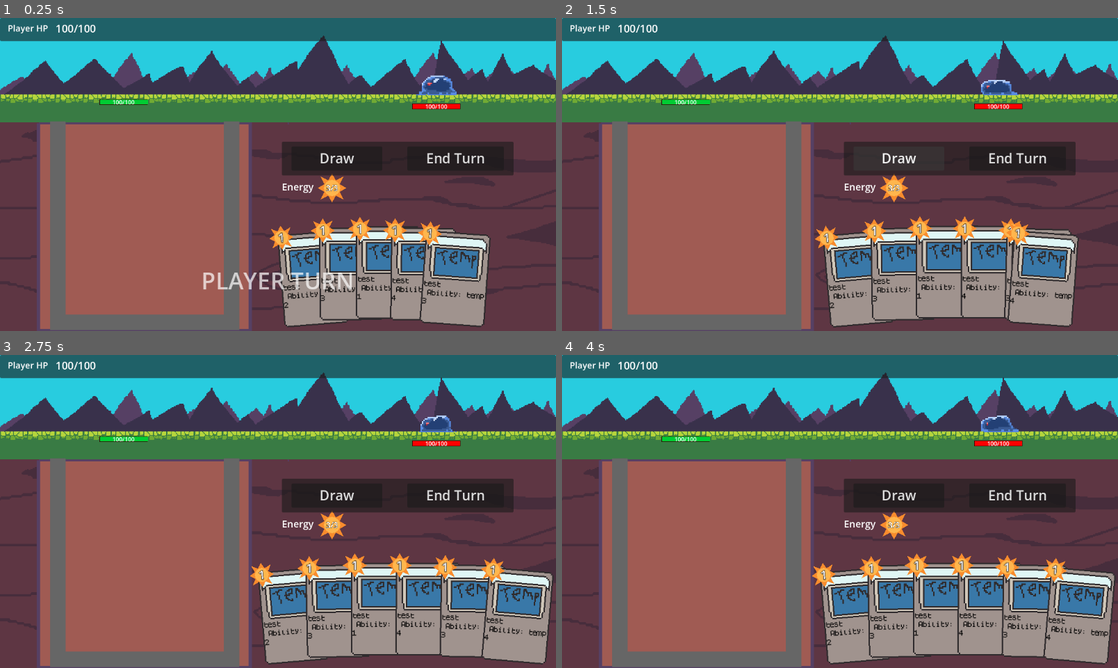
Above: before the commit, frames 1-4 (two rows, left to right).
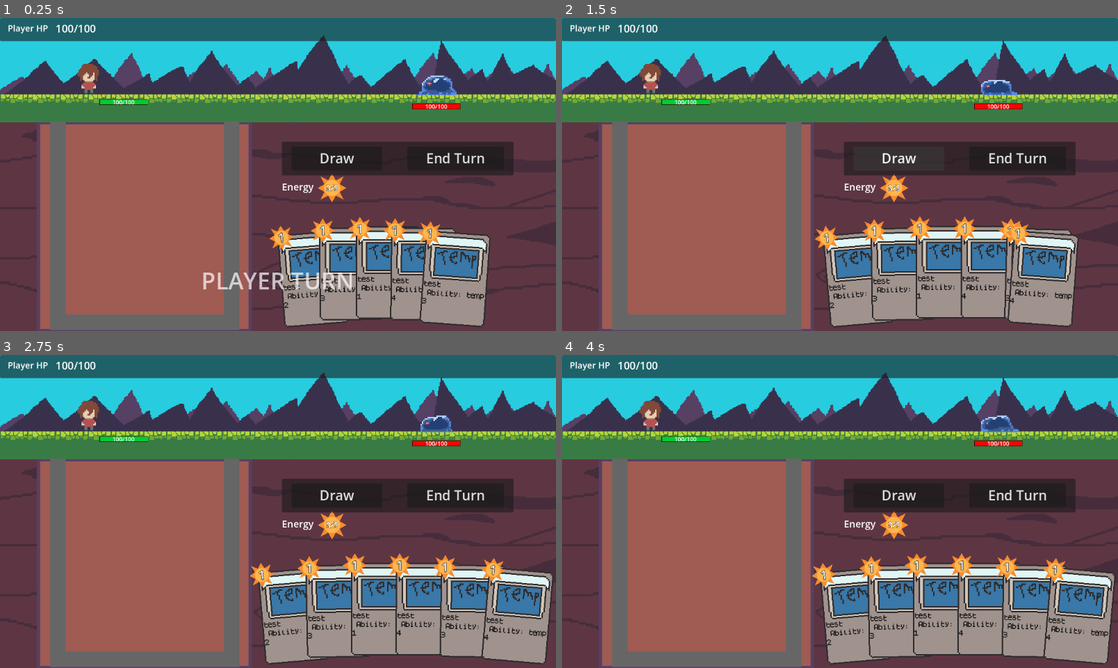
Above: after the commit, the same moments.

Repository: nmh6063-star/GameDesign-FinalProject
Game: Godot game, scene res://scenes/main.tscn
Same seed, same stepped clock (60 frames per second), same inputs: the game is played once before the commit and once after it.
Inputs (mouse positions are in pixels of both pictures, inside the frame that each line leads up to):
- Up to frame 1 (0.25 s): no input
- Up to frame 2 (1.5 s): move the mouse to (962, 158) at 0.52 s; hold D (right) 0.53-1.25 s; click (962, 158) at 0.6 s; click "Draw" at 1.25 s
- Up to frame 3 (2.75 s): move the mouse to (166, 527) at 2.02 s; hold A (left) from 2.03 s (still down); click (166, 527) at 2.1 s
- Up to frame 4 (4 s): move the mouse to (895, 442) at 2.77 s; release A (left) at 2.78 s; hold D (right) from 2.78 s (still down); tap Space (space) at 2.85 s; click (895, 442) at 3.05 s; move the mouse to (812, 574) at 3.52 s; click (812, 574) at 3.6 s

The runs differ from the first frame. In frame 1, 0.3% of the frame differs, in the area x 13-18%, y 14-24%; in frame 2, 0.3%; in frame 3, 0.3%; in frame 4, 0.3%.

Commit message:
Some card changes and some basic effects

Diff:
--- a/scenes/main.tscn
+++ b/scenes/main.tscn
@@ -9,6 +9,8 @@
 [ext_resource type="Texture2D" uid="uid://cux7863nh88cw" path="res://assets/CapsuleBall.png" id="5_85g3d"]
 [ext_resource type="FontFile" uid="uid://ygxh47ffy164" path="res://assets/dogica/TTF/dogicabold.ttf" id="6_choun"]
 [ext_resource type="Script" uid="uid://p3wyp646yn4m" path="res://scripts/managers/card_manager.gd" id="6_o6xl0"]
+[ext_resource type="Texture2D" uid="uid://qtn02f1n8vj8" path="res://assets/Sample.png" id="9_eb6dy"]
+[ext_resource type="Script" uid="uid://m1rnntsvg662" path="res://scripts/entities/player.gd" id="9_trceg"]
 [ext_resource type="Script" uid="uid://bv761w1yohjv5" path="res://scripts/ui/line_indicator.gd" id="11_ya4ey"]
 [ext_resource type="PackedScene" uid="uid://dyoj8165ej3ax" path="res://scenes/indicator_sprite.tscn" id="12_eb6dy"]
 
@@ -103,6 +105,7 @@
 	pass
 
 func _on_player_attacked(_amount: int) -> void:
+	$Player._flash()
 	_update_player_bar()
 	if damage_anchor_player:
 		_spawn_damage_floater_on_node(_amount, damage_anchor_player, Color(1, 0.3, 0.3))
@@ -110,6 +113,7 @@
 		_spawn_damage_floater_on_node(_amount, player_damage_anchor, Color(1, 0.3, 0.3))
 
 func _on_enemy_damaged(amount: int) -> void:
+	$Enemy._flash()
 	if damage_anchor_enemy:
 		_spawn_damage_floater_on_node(amount, damage_anchor_enemy, Color(0.92, 0.58, 0.06))
 	else:
@@ -616,6 +620,18 @@
 scale = Vector2(7.6547318, 8.198811)
 polygon = PackedVector2Array(-25.082527, -26.711191, -25.082527, 25.979378, 26.127628, 25.979378, 26.127628, -26.711191, 21.947208, -26.711191, 21.947208, 22.076374, -20.902105, 22.076374, -20.902105, -26.711191)
 
+[node name="Player" type="Node2D" parent="." unique_id=1652955601]
+position = Vector2(-144, -187)
+script = ExtResource("9_trceg")
+
+[node name="Sprite2D" type="Sprite2D" parent="Player" unique_id=271390611]
+scale = Vector2(3, 3)
+texture = ExtResource("9_eb6dy")
+
+[node name="Timer" type="Timer" parent="Player" unique_id=321131043]
+wait_time = 0.1
+one_shot = true
+
 [node name="Enemy" type="Node2D" parent="." unique_id=144872954]
 position = Vector2(0, -230)
 script = ExtResource("4_enemy")
@@ -668,6 +684,9 @@
 autoplay = "idle"
 frame_progress = 0.18569645
 
+[node name="Timer" type="Timer" parent="Enemy" unique_id=1336342294]
+wait_time = 0.1
+
 [node name="CardManager" type="Node2D" parent="." unique_id=492797140]
 position = Vector2(184, 216)
 script = ExtResource("6_o6xl0")
@@ -676,3 +695,5 @@
 
 [connection signal="pressed" from="UI/ActionBar/DrawButton" to="." method="_on_draw_pressed"]
 [connection signal="pressed" from="UI/ActionBar/FinishTurnButton" to="." method="_on_finish_turn_pressed"]
+[connection signal="timeout" from="Player/Timer" to="Player" method="_on_timer_timeout"]
+[connection signal="timeout" from="Enemy/Timer" to="Enemy" method="_on_timer_timeout"]
--- a/scripts/entities/card.gd
+++ b/scripts/entities/card.gd
@@ -17,6 +17,7 @@
 var details = null
 @onready var info = $Info
 @onready var timer = $Timer
+@onready var baseModulate = self.modulate
 
 var _armed := false
 var _arm_mouse_start := Vector2.ZERO
@@ -28,10 +29,11 @@
 		position = position.lerp(targetPos + raisedY, delta * shuffleSpeed)
 		rotation = lerp_angle(rotation, targetRot * PI / 180.0, delta * rotSpeed)
 	else:
-		global_position = get_global_mouse_position()
+		#global_position = get_global_mouse_position()
 		rotation = lerp_angle(rotation, targetRot * PI / 180.0, delta * rotSpeed)
 
 	if not _armed:
+		modulate = baseModulate
 		if hover:
 			z_index = 999
 			raisedY = Vector2(0.0, -20.0)
@@ -42,7 +44,8 @@
 			get_node("Sprite2D").scale = get_node("Sprite2D").scale.lerp(baseScale, delta * scaleSpeed)
 	else:
 		z_index = 1000
-		get_node("Sprite2D").scale = get_node("Sprite2D").scale.lerp(baseScale * sizeMulti, delta * scaleSpeed)
+		get_node("Sprite2D").scale = get_node("Sprite2D").scale.lerp(baseScale * (sizeMulti * 1.1), delta * scaleSpeed)
+		modulate = Color(1.25, 1.25, 1.25, 1)
 
 	var mouse_pos := get_global_mouse_position()
 	var space_state := get_world_2d().direct_space_state
@@ -71,20 +74,23 @@
 			if _armed_card != null and is_instance_valid(_armed_card) and _armed_card != self:
 				if _armed_card.has_method("disarm_snap"):
 					_armed_card.disarm_snap()
-			_arm_mouse_start = get_global_mouse_position()
+			#_arm_mouse_start = get_global_mouse_position()
 			_arm_slot_local = targetPos
 			_armed = true
 			_armed_card = self
-			info.visible = false
+			#info.visible = false
 	else:
 		if Input.is_action_just_pressed("play_card"):
-			var drag := get_global_mouse_position().distance_to(_arm_mouse_start)
-			if drag >= DRAG_CONFIRM_DISTANCE_PX:
+			if over_self:
 				var cm := get_parent()
-				if cm != null and cm.has_method("confirm_play"):
-					cm.confirm_play(self)
-				else:
-					disarm_snap()
+				cm.confirm_play(self)
+			#var drag := get_global_mouse_position().distance_to(_arm_mouse_start)
+			#if drag >= DRAG_CONFIRM_DISTANCE_PX:
+			#	var cm := get_parent()
+			#	if cm != null and cm.has_method("confirm_play"):
+			#		cm.confirm_play(self)
+			#	else:
+			#		disarm_snap()
 			else:
 				disarm_snap()
 
--- a/scripts/entities/enemy.gd
+++ b/scripts/entities/enemy.gd
@@ -5,6 +5,8 @@
 @export var max_health: int = 100
 @export var attack_damage: int = 10
 var current_health: int
+@onready var base = $AnimatedSprite2D.modulate
+
 
 const BAR_WIDTH := 98.0
 const BAR_HEIGHT := 10.0
@@ -26,3 +28,11 @@
 	var hp_text := get_node_or_null("HealthBar/HPText") as Label
 	if hp_text:
 		hp_text.text = "%d/%d" % [current_health, max_health]
+
+func _flash():
+	$AnimatedSprite2D.modulate = Color(18.892, 0.0, 0.0)
+	$Timer.start()
+
+
+func _on_timer_timeout() -> void:
+	$AnimatedSprite2D.modulate = base
--- /dev/null
+++ b/scripts/entities/player.gd
@@ -0,0 +1,11 @@
+extends Node2D
+
+@onready var base = $Sprite2D.modulate
+
+func _flash():
+	$Sprite2D.modulate = Color(18.892, 0.0, 0.0)
+	$Timer.start()
+
+
+func _on_timer_timeout() -> void:
+	$Sprite2D.modulate = base
--- a/scripts/managers/card_manager.gd
+++ b/scripts/managers/card_manager.gd
@@ -17,7 +17,7 @@
 	if cardPlay:
 		self.position = self.position.lerp(targetPos, delta * hideSpeed)
 	else:
-		self.position = self.position.lerp(targetPos + Vector2(0, 250), delta * hideSpeed)
+		self.position = self.position.lerp(targetPos + Vector2(0, 350), delta * hideSpeed)
 
 const card = preload("res://scenes/card.tscn")
 
Binary file added: assets/Sample.png
Not shown, added: assets/Sample.png.import
Not shown, added: scripts/entities/player.gd.uid
